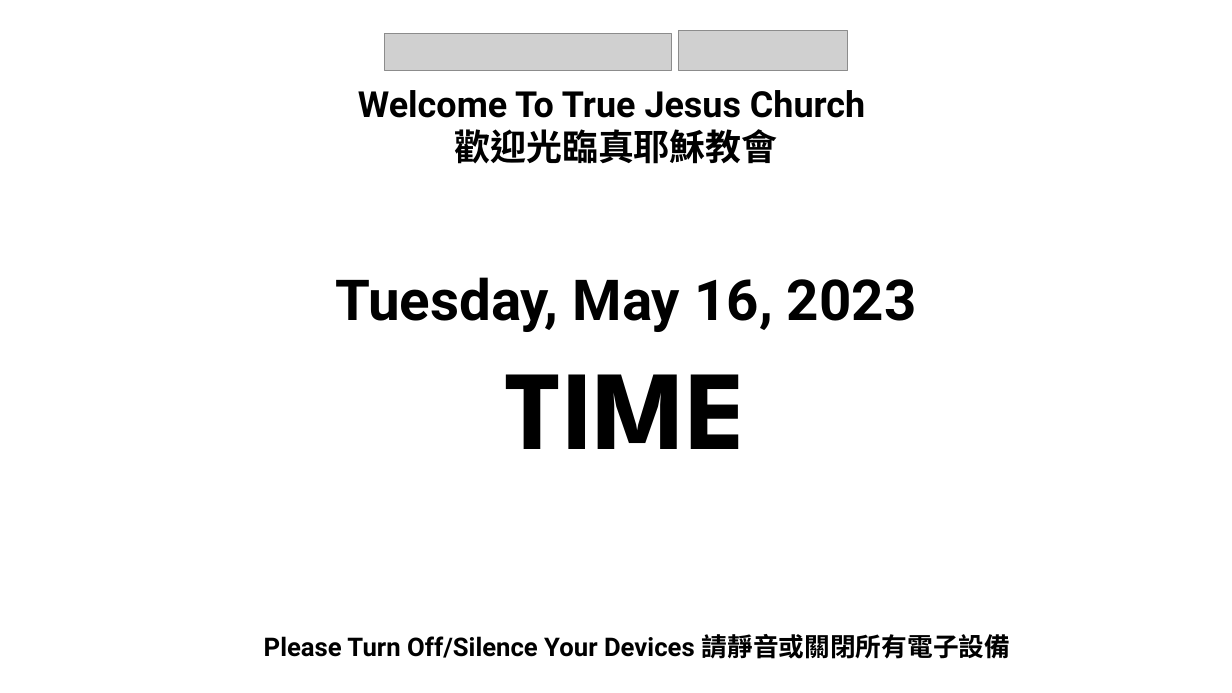
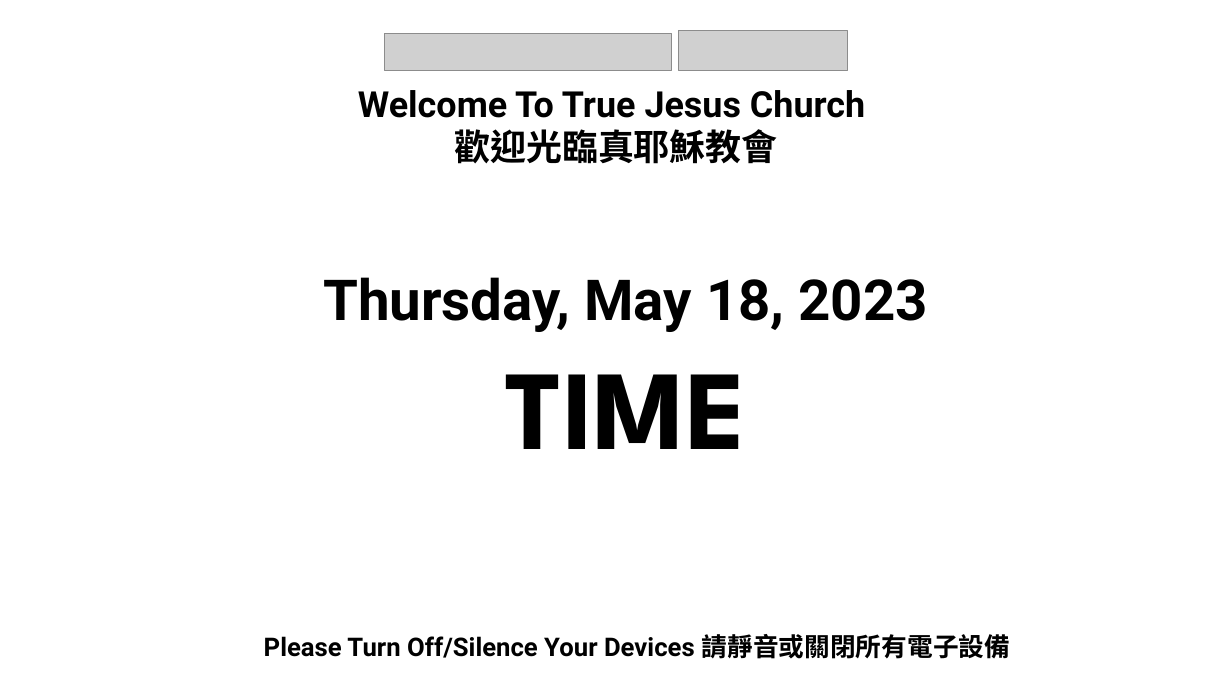
Before and after one commit to calebchanwy/tjc-powerpoint, a slide deck: slide 1 of TJCPowerPoint/Resources/ServiceWidescreen.pptx. Drawn at 1232x693 pixels with LibreOffice and Linux fonts; fonts in the diff are those of the drawing; grey boxes stand for pictures. Boxes give left, top, right and bottom in pixels: in the first picture for what was removed or moved away, otherwise in the second. Text is boxed around its words. In the diff, an @@ line names an element or a change of style, - is before the commit and + after.

```diff
--- a/TJCPowerPoint/Resources/ServiceWidescreen.pptx
+++ b/TJCPowerPoint/Resources/ServiceWidescreen.pptx
@@ text at [323, 277, 928, 332]: text changed @@
-Tuesday, May 16, 2023
+Thursday, May 18, 2023
```
Also in this commit, not shown: 1 other slide changed, 21 other files.
